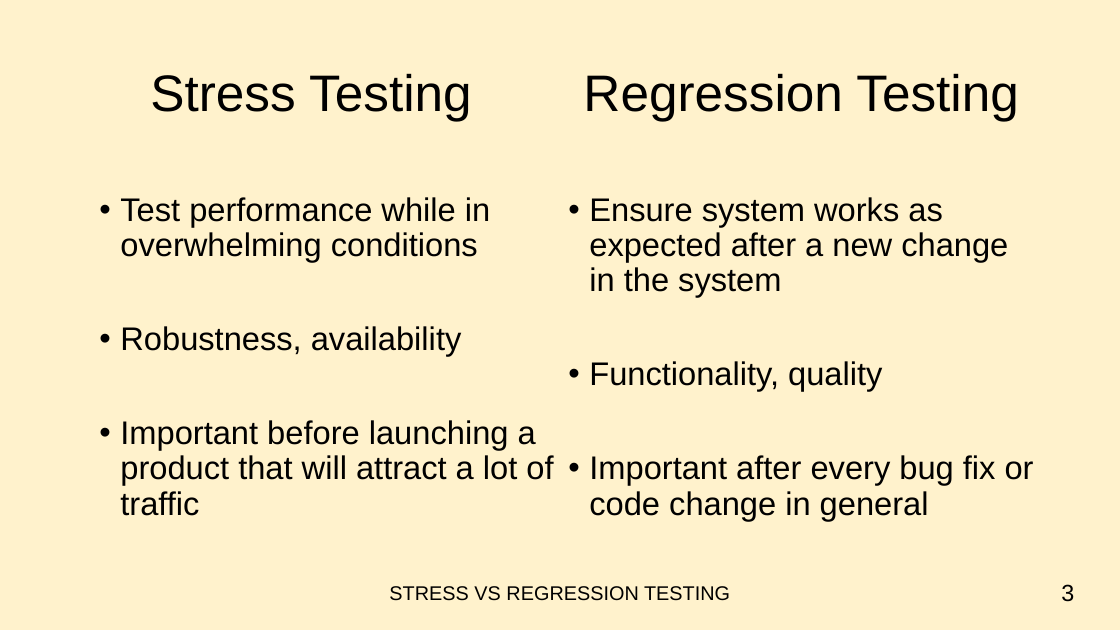
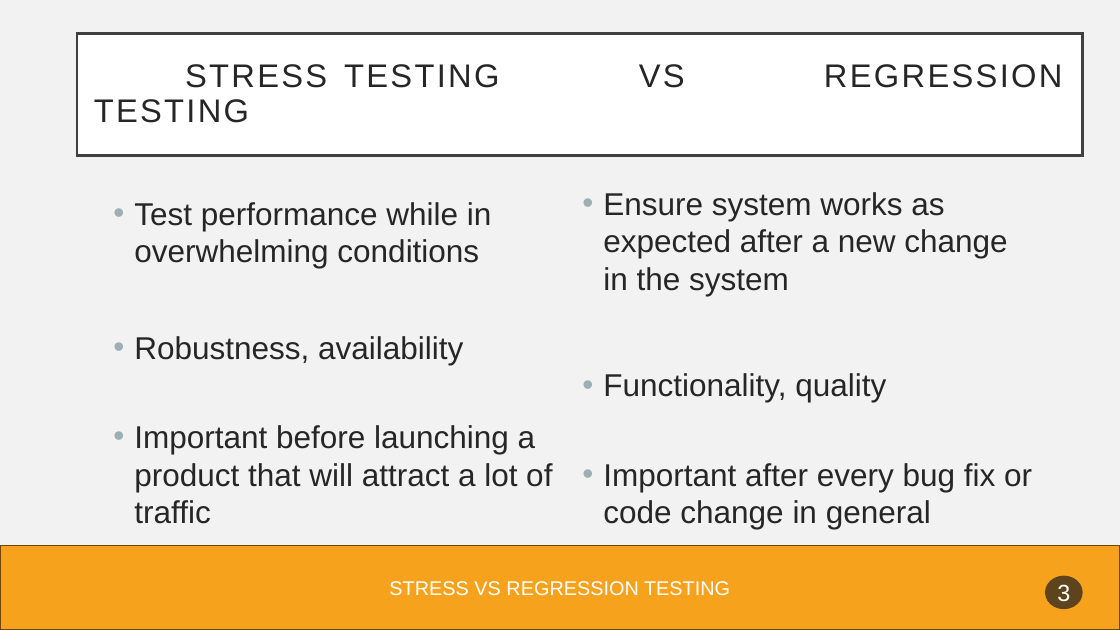
Before and after one commit to FotisFarm/PT_Test, a slide deck: slide 4 of Exercise_4/Ex4.pptx. Drawn at 1120x630 pixels with LibreOffice and Linux fonts; fonts in the diff are those of the drawing. Boxes give left, top, right and bottom in pixels: in the first picture for what was removed or moved away, otherwise in the second. Text is boxed around its words. In the diff, an @@ line names an element or a change of style, - is before the commit and + after.

```diff
--- a/Exercise_4/Ex4.pptx
+++ b/Exercise_4/Ex4.pptx
@@ background #FFF2CC to #F2F2F2 @@
@@ title "STRESS TESTING VS REGRESSION TESTING": place and size @@
-title "STRESS TESTING VS REGRESSION TESTING" at box(150, 73, 472, 121)
+title "STRESS TESTING VS REGRESSION TESTING" at box(77, 34, 1083, 155)
@@ title "STRESS TESTING VS REGRESSION TESTING" at box(77, 34, 1083, 155): fill none to #FFFFFF; outline none to #404040 2.5 pt @@
@@ title at box(94, 64, 1062, 123): text changed; size 44 to 28 pt; text colour #000000 to #262626 @@
-Stress Testing
+STRESS TESTING VS REGRESSION TESTING
@@ text removed at box(583, 73, 1019, 121) @@
-Regression Testing
@@ text "Test performance while in overwhelming ..." at box(134, 202, 552, 524): size 28 to 27 pt, text colour #000000 to #262626; line spacing 0.9 to 1 @@
@@ text "Test performance while in overwhelming ...": place and size @@
-text "Test performance while in overwhelming ..." at box(120, 197, 553, 516)
+text "Test performance while in overwhelming ..." at box(134, 202, 552, 524)
@@ text "Ensure system works as expected ...": place and size @@
-text "Ensure system works as expected ..." at box(589, 197, 1034, 516)
+text "Ensure system works as expected ..." at box(603, 192, 1032, 529)
@@ text "Ensure system works as expected ..." at box(603, 192, 1032, 529): size 28 to 27 pt, text colour #000000 to #262626; line spacing 0.9 to 1 @@
@@ rectangle added at box(0, 545, 1120, 630), fill #F6A21D, outline #6C470D 1 pt @@
@@ text "STRESS VS REGRESSION TESTING" at box(389, 581, 730, 596): text colour #000000 to #FFFFFF @@
@@ ellipse "3": place and size @@
-ellipse "3" at box(1061, 584, 1074, 602)
+ellipse "3" at box(1045, 576, 1083, 609)
@@ ellipse "3" at box(1045, 576, 1083, 609): text colour #000000 to #FFFFFF; alignment right to centre; fill none to #1D1D1D at 70% opacity @@
```
Also in this commit, not shown: 9 other slides changed.
